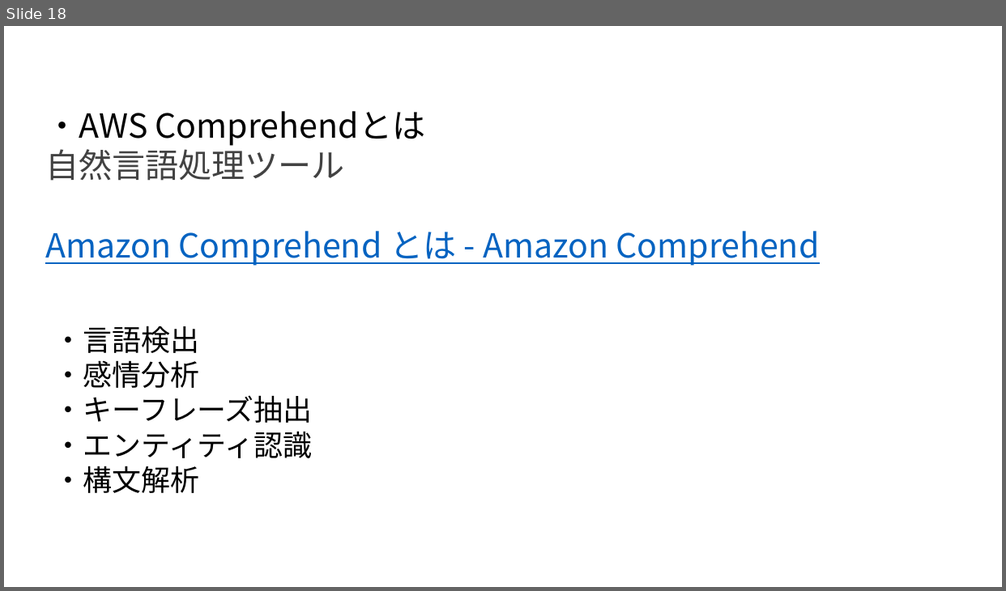
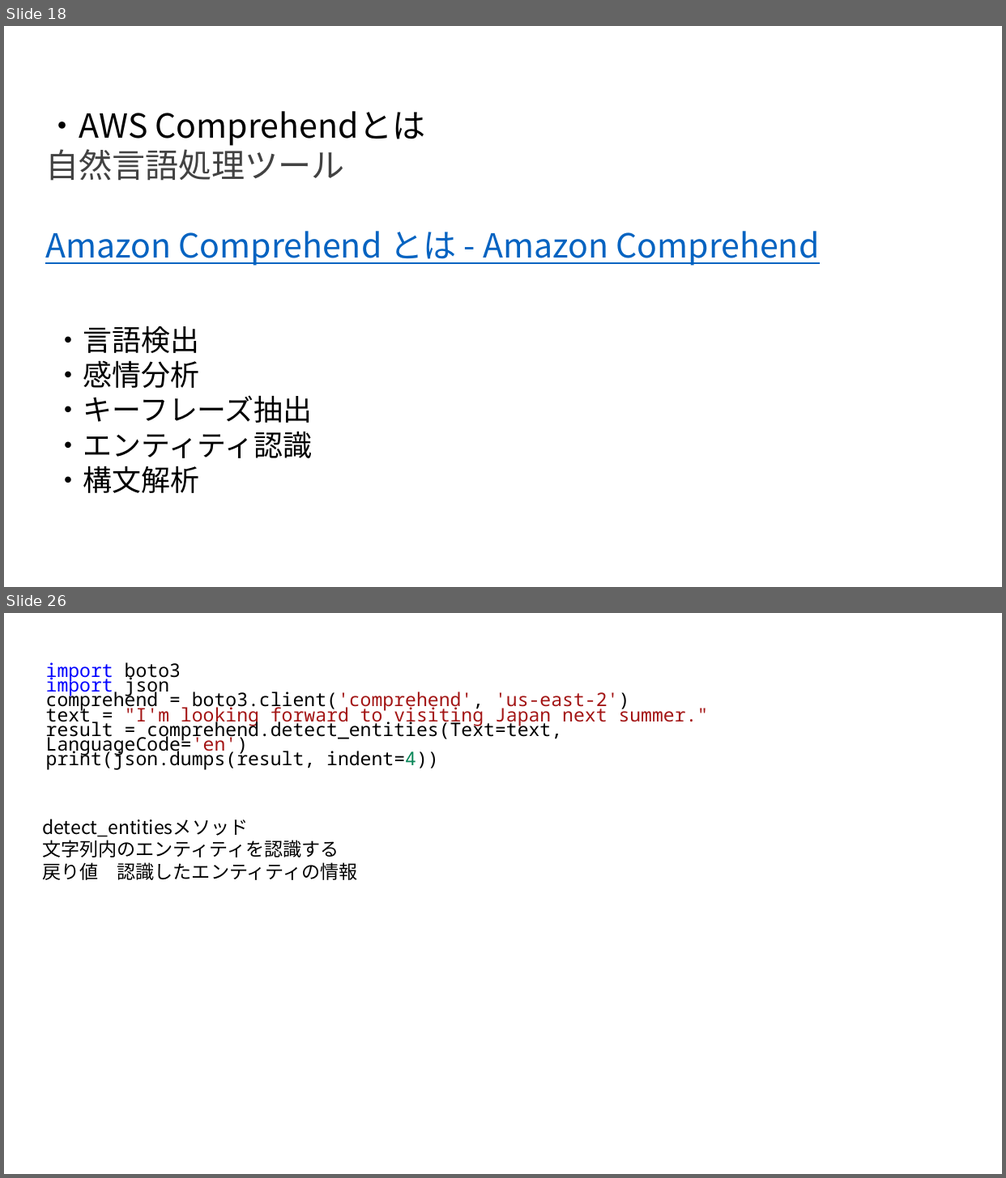
Before and after one commit to TokushigeJunya/test, a slide deck: AWS_AIサービス入門.pptx. Shown one above the other, each under a label of ours: slide 18 before the commit, slides 18 and 26 after it; the slides between them are not shown. The pictures are 1006x591 and 1006x1178 pixels, drawn with LibreOffice and Linux fonts; fonts in the diff are those of the drawing. Boxes give left, top, right and bottom in pixels: in the first picture for what was removed or moved away, otherwise in the second. Text is boxed around its words. In the diff, an @@ line names an element or a change of style, - is before the commit and + after.

```diff
--- a/AWS_AIサービス入門.pptx
+++ b/AWS_AIサービス入門.pptx
@@ slide 26 added at [4, 613, 1002, 1174], background #FFFFFF @@
@@ text added at [46, 662, 709, 770], 18 pt, text #000000 @@
+import boto3
+import json
+comprehend = boto3.client('comprehend', 'us-east-2')
+text = "I'm looking forward to visiting Japan next summer."
+result = comprehend.detect_entities(Text=text, LanguageCode='en')
+print(json.dumps(result, indent=4))
@@ text added at [42, 819, 359, 880], 18 pt, text #000000 @@
+detect_entitiesメソッド
+文字列内のエンティティを認識する
+戻り値 認識したエンティティの情報
```
Also in this commit, not shown: 9 other slides added, 4 slides removed.
